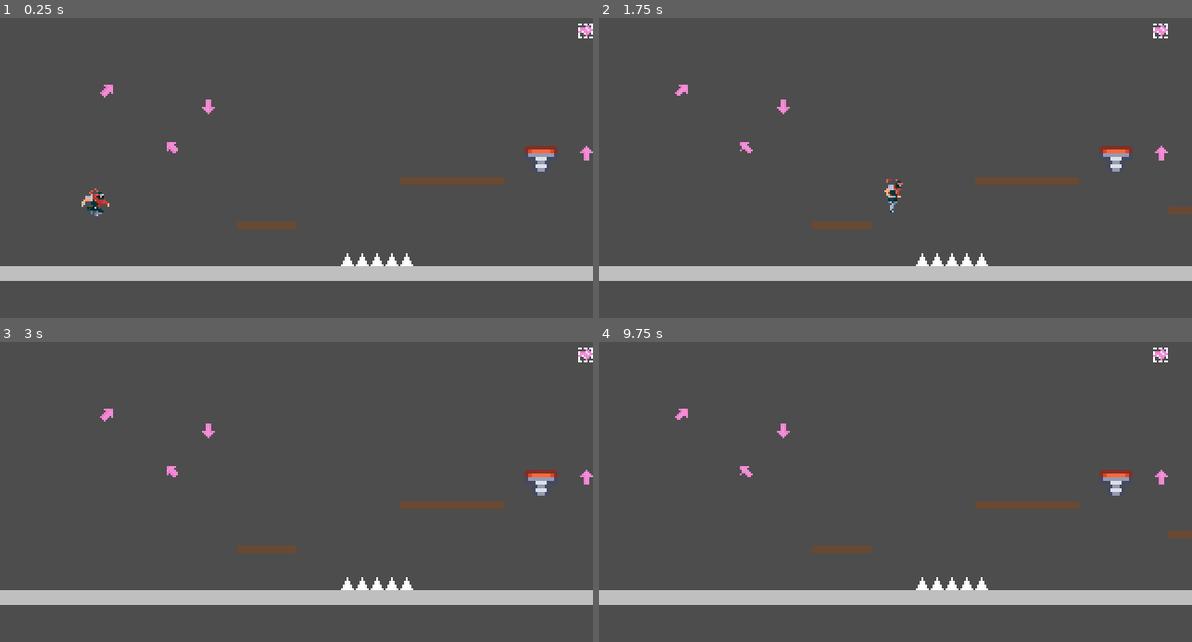
Above: before the commit, frames 1-4 (two rows, left to right).
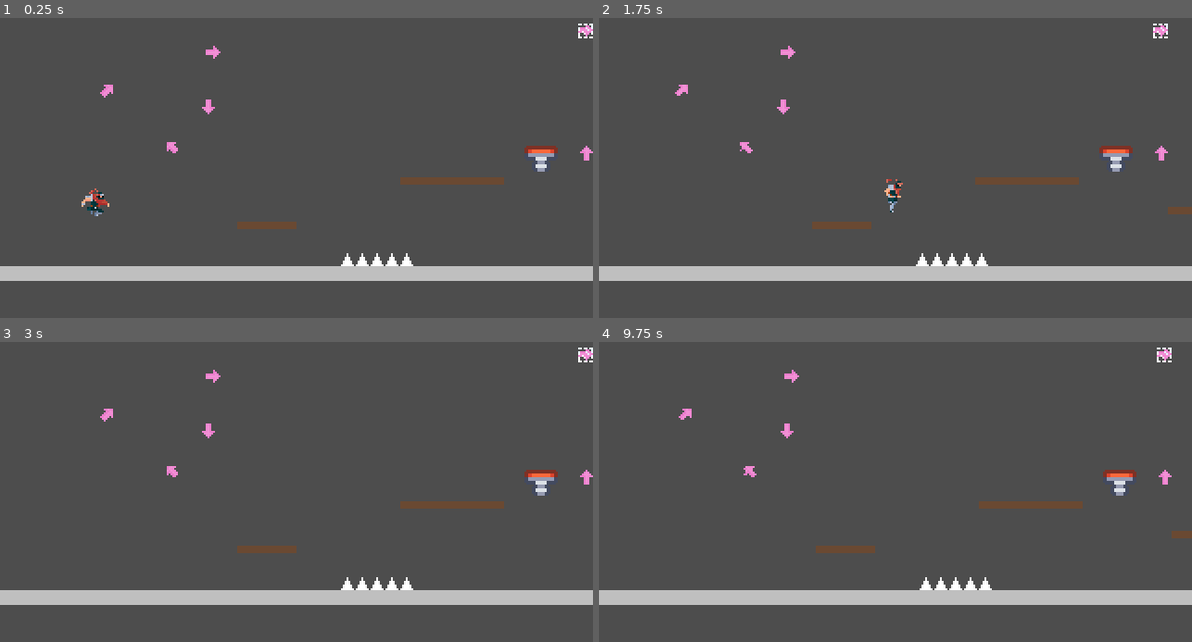
Above: after the commit, the same moments.

Repository: dieterwhitt/Solaris
Game: Godot game, scene res://world/levels/level_manager.tscn
Same seed, same stepped clock (60 frames per second), same inputs: the game is played once before the commit and once after it.
Inputs:
- Up to frame 1 (0.25 s): no input
- Up to frame 2 (1.75 s): hold D (right) from 0.53 s (still down); tap K (attack) at 0.6, 1.35 s; tap Space (jump) at 0.77, 1.52 s
- Up to frame 3 (3 s): release D (right) at 2.03 s; hold A (left) 2.03-2.78 s; tap L (heavy) at 2.1 s; tap K (attack) at 2.3, 2.85 s; hold D (right) from 2.78 s (still down)
- Up to frame 4 (9.75 s): tap Space (jump) at 3.02, 3.77, 4.25, 4.52, 5.75, 6.02, 6.77, 7.25, 7.52, 9.02 s; tap Enter at 3.5, 5, 6.5 s; tap K (attack) at 3.6, 4.55, 5.1, 5.85, 6.8, 7.35, 8.1, 9.05, 9.6 s; release D (right) at 4.28 s; hold A (left) 4.28-5.03 s; tap L (heavy) at 4.35, 6.6, 8.85 s; hold D (right) 5.03-5.78 s; hold A (left) 5.78-7.28 s; hold D (right) 7.28-9.53 s; hold A (left) from 9.53 s (still down)

The runs differ from the first frame. In frame 1, less than 0.1% of the frame differs, in the area x 34-38%, y 9-14%; in frame 2, less than 0.1%; in frame 3, less than 0.1%; in frame 4, 0.8%, in the area x 12-97%, y 1-83%.
Error in both runs: Assertion failed. (res://world/levels/level.gd:167)

Commit message:
tweaking dash orbs and added momentum mechanic

Diff:
--- a/players/player_reworked/player_reworked.tscn
+++ b/players/player_reworked/player_reworked.tscn
@@ -4,7 +4,7 @@
 [ext_resource type="Texture2D" uid="uid://dfy1ludmwa1b5" path="res://players/sprites/Ninja.png" id="2_ddk8i"]
 
 [sub_resource type="RectangleShape2D" id="RectangleShape2D_xya67"]
-size = Vector2(4, 13)
+size = Vector2(5, 15)
 
 [sub_resource type="Animation" id="Animation_1s0tj"]
 length = 0.001
@@ -196,6 +196,7 @@
 platform_on_leave = 1
 platform_floor_layers = 4294901793
 script = ExtResource("1_wcno6")
+debug = true
 
 [node name="Sprite2D" type="Sprite2D" parent="."]
 position = Vector2(2.08165e-12, -8)
@@ -206,7 +207,7 @@
 frame = 1
 
 [node name="CollisionShape2D" type="CollisionShape2D" parent="."]
-position = Vector2(0, 2.5)
+position = Vector2(0, 1.5)
 shape = SubResource("RectangleShape2D_xya67")
 debug_color = Color(0.180392, 0.517647, 1, 0.419608)
 
--- a/players/player_reworked/reworked_default_controller.gd
+++ b/players/player_reworked/reworked_default_controller.gd
@@ -127,7 +127,9 @@
 		velocity.y += MoveData.GRAVITY * down_multiplier * delta
 
 	# cap at terminal (falling speed only!)
-	velocity.y = min(velocity.y, MoveData.TERMINAL_Y)
+	# do not cap if dash_stopping
+	if not dash_stopping:
+		velocity.y = min(velocity.y, MoveData.TERMINAL_Y)
 
 # handles logic for when to accelerate/decelerate player
 func apply_x_accel(delta):
@@ -136,12 +138,22 @@
 	# below or equal input terminal : apply player input, cap at input terminal
 	# apply friction if no input OR input in opposite direction (product is negative)
 	# cap at total terminal
-	if (not receive_input or abs(velocity.x) > MoveData.INPUT_TERMINAL
+
+	# new: momentum friction
+	if abs(velocity.x) > MoveData.INPUT_TERMINAL and (direction * velocity.x > 0):
+		# speed above input terminal and player moving in that direction:
+		# apply special "momentum friction"
+		# make speed boosts more satisfying (in theory)
+		const momentum_friciton_mult = 0.6 # friction reduced
+		# (consider moving value to movedata)
+		apply_friction(delta, momentum_friciton_mult)
+	elif (not receive_input or abs(velocity.x) > MoveData.INPUT_TERMINAL
 			or direction == 0 or (direction * velocity.x < 0)):
-		apply_friction(delta)
+		# standard friction
+		apply_friction(delta, 1)
 	else:
 		apply_input(delta)
-	# cap at total x terminal
+		# cap at total x terminal
 		velocity.x = clamp(velocity.x, -1 * MoveData.TERMINAL_X, MoveData.TERMINAL_X)
 
 # moves the player in the current direction
@@ -154,10 +166,10 @@
 	# cap at input terminal
 	velocity.x = clamp(velocity.x, -1 * MoveData.INPUT_TERMINAL, MoveData.INPUT_TERMINAL)
 
-func apply_friction(delta):
-	var multiplier = 1
+# new: allowing custom friction multiplier for special cases
+func apply_friction(delta, multiplier):
 	if not on_floor:
-		multiplier = MoveData.AIR_DECEL_MULTIPLIER
+		multiplier *= MoveData.AIR_DECEL_MULTIPLIER
 	# decelerate
 	velocity.x = move_toward(velocity.x, 0, MoveData.DECELERATION * multiplier * delta)
 
--- a/world/levels/long_level_00.tscn
+++ b/world/levels/long_level_00.tscn
@@ -222,6 +222,10 @@
 position = Vector2(116, 62)
 rotation = 3.14159
 
+[node name="DashOrb6" parent="-1_LEVEL/LevelObjects" instance=ExtResource("4_kpexx")]
+position = Vector2(111, 33)
+rotation = 1.5708
+
 [node name="Entities" type="Node2D" parent="-1_LEVEL"]
 editor_description = "Any moving enemies/hazards/npcs"
 metadata/_edit_lock_ = true
--- a/world/objects/dash_orb.gd
+++ b/world/objects/dash_orb.gd
@@ -8,7 +8,7 @@
 # standard friction - 525
 
 # dash velocity
-var DASH_VELOCITY = 310 # 275 250 #300
+var DASH_VELOCITY = 300 # 275 250 #300
 # number of frames into dash before applying friction
 var DASH_FRAMES : int = 6 #6
 # dash deceleration
@@ -37,6 +37,7 @@
 func check_activate():
 	for body in $Area2D.get_overlapping_bodies():
 		if body.is_in_group("Player") and Input.is_action_just_pressed("attack"):
+			print("collision with dash orb")
 			dash_body(body)
 
 
